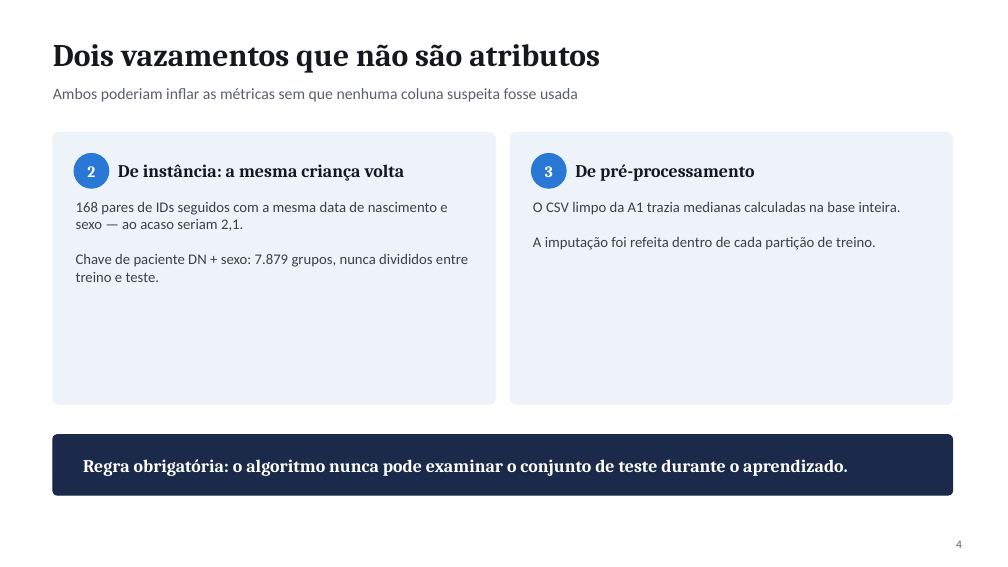
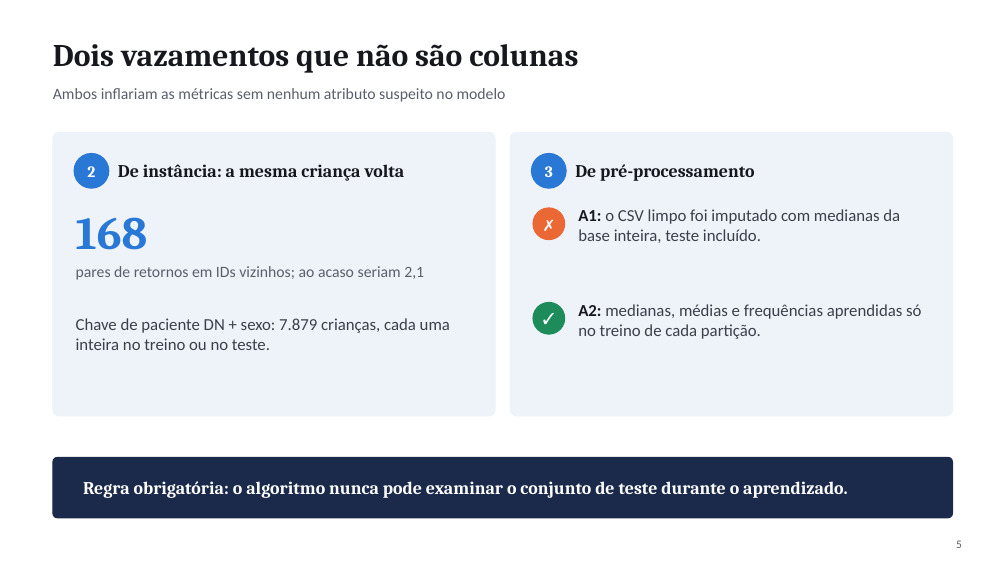
Before and after one commit to Murilo-Uchoa/mineracao-triagem-cardiopatia, a slide deck: slide 5 of slides/Apresentacao_A2.pptx (slide 4 before the commit). Drawn at 1008x567 pixels with LibreOffice and Linux fonts; fonts in the diff are those of the drawing. Boxes give left, top, right and bottom in pixels: in the first picture for what was removed or moved away, otherwise in the second. Text is boxed around its words. In the diff, an @@ line names an element or a change of style, - is before the commit and + after.

```diff
--- a/slides/Apresentacao_A2.pptx
+++ b/slides/Apresentacao_A2.pptx
@@ text at (53, 44, 578, 73): text changed @@
-Dois vazamentos que não são atributos
+Dois vazamentos que não são colunas
@@ text at (53, 88, 506, 102): text changed @@
-Ambos poderiam inflar as métricas sem que nenhuma coluna suspeita fosse usada
+Ambos inflariam as métricas sem nenhum atributo suspeito no modelo
@@ rounded rectangle: place and size @@
-rounded rectangle at (53, 132, 495, 405)
+rounded rectangle at (53, 132, 495, 416)
@@ rounded rectangle at (53, 132, 495, 416): proportions changed @@
@@ rounded rectangle at (510, 132, 953, 416): proportions changed @@
@@ rounded rectangle: place and size @@
-rounded rectangle at (510, 132, 953, 405)
+rounded rectangle at (510, 132, 953, 416)
@@ text removed at (533, 202, 901, 250) @@
-O CSV limpo da A1 trazia medianas calculadas na base inteira.
-A imputação foi refeita dentro de cada partição de treino.
@@ ellipse added at (533, 208, 565, 240), fill #EB6834, outline #EB6834 1 pt @@
@@ text added at (533, 208, 565, 240), 15 pt, text #FFFFFF, bold @@
+✗
@@ text added at (578, 209, 900, 243), 16 pt, text #3C4049 @@
+A1: o CSV limpo foi imputado com medianas da base inteira, teste incluído.
@@ text added at (76, 217, 148, 250), 44 pt, text #2A78D6, bold @@
+168
@@ text at (76, 266, 424, 280): text changed; size 14 to 15 pt; text colour #3C4049 to #5A5F6B @@
-168 pares de IDs seguidos com a mesma data de nascimento e sexo — ao acaso seriam 2,1.
-Chave de paciente DN + sexo: 7.879 grupos, nunca divididos entre treino e teste.
+pares de retornos em IDs vizinhos; ao acaso seriam 2,1
@@ text added at (76, 318, 450, 350), 16 pt, text #3C4049 @@
+Chave de paciente DN + sexo: 7.879 crianças, cada uma inteira no treino ou no teste.
@@ ellipse added at (533, 302, 565, 334), fill #1E8C5A, outline #1E8C5A 1 pt @@
@@ text added at (533, 302, 565, 334), 15 pt, text #FFFFFF, bold @@
+✓
@@ text added at (578, 304, 921, 339), 16 pt, text #3C4049 @@
+A2: medianas, médias e frequências aprendidas só no treino de cada partição.
@@ rounded rectangle: place and size @@
-rounded rectangle at (53, 435, 953, 495)
+rounded rectangle at (53, 457, 953, 518)
@@ text "Regra obrigatória: o algoritmo nunca ...": place and size @@
-text "Regra obrigatória: o algoritmo nunca ..." at (83, 459, 847, 476)
+text "Regra obrigatória: o algoritmo nunca ..." at (83, 481, 847, 498)
@@ page number at (956, 540, 962, 548): text changed @@
-4
+5
```
Also in this commit, not shown: 9 other slides changed, 3 slides added, 2 slides removed, 3 other files.
